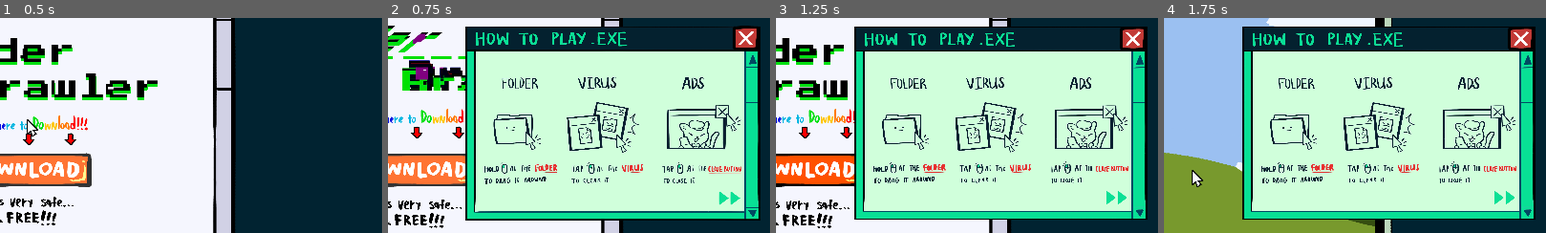
Above: before the commit, frames 1-4 (left to right).
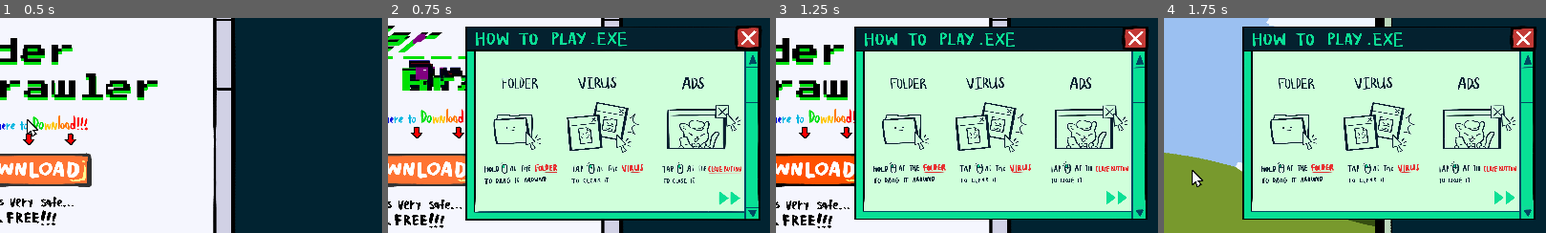
Above: after the commit, the same moments.

Repository: icheft524/Folder-Brawler
Game: Godot game, scene res://menu.tscn
Same seed, same stepped clock (60 frames per second), same inputs: the game is played once before the commit and once after it. The engine's default icon, where the game draws it, is replaced by a stand-in: a white triangle on a blue panel in a dark square.
Inputs (mouse positions are % of the whole screen's width and height, from its top left):
- Up to frame 1 (0.5 s): no input
- Up to frame 2 (0.75 s): click (88, 84) at 0.5 s
- Up to frame 3 (1.25 s): no input
- Up to frame 4 (1.75 s): click (50, 62) at 1.25 s
The pictures show only the part of the screen within x 46-96%, y 26-76%; the shares and areas given below are measured in that part.

Frame 1 is identical in both runs. In frame 2, 0.4% of the frame differs, in the area x 90-98%, y 3-15%; in frame 3, 0.4%, in the area x 90-98%, y 3-16%; in frame 4, 0.4%.

Commit message:
tutorial close bug fixed

Diff:
--- a/menu.gd
+++ b/menu.gd
@@ -33,6 +33,7 @@
 
 
 func _on_tutorial_pressed():
+	$tutorial/image/close_button.disabled = false
 	tutor = true
 	image.visible = true
 	image.set_texture(howtos[page])
@@ -52,6 +53,7 @@
 
 
 func _on_close_button_pressed():
+	$tutorial/image/close_button.disabled = true
 	page = 0
 	tutor = false
 	var tween_close = create_tween()
--- a/menu.tscn
+++ b/menu.tscn
@@ -515,10 +515,10 @@
 
 [node name="close_button" type="TextureButton" parent="tutorial/image"]
 visible = false
-offset_left = 1205.0
-offset_top = -986.0
-offset_right = 1481.0
-offset_bottom = -732.0
+offset_left = 1230.36
+offset_top = -989.622
+offset_right = 1506.36
+offset_bottom = -735.622
 texture_normal = ExtResource("10_ty4tk")
 ignore_texture_size = true
 stretch_mode = 0
